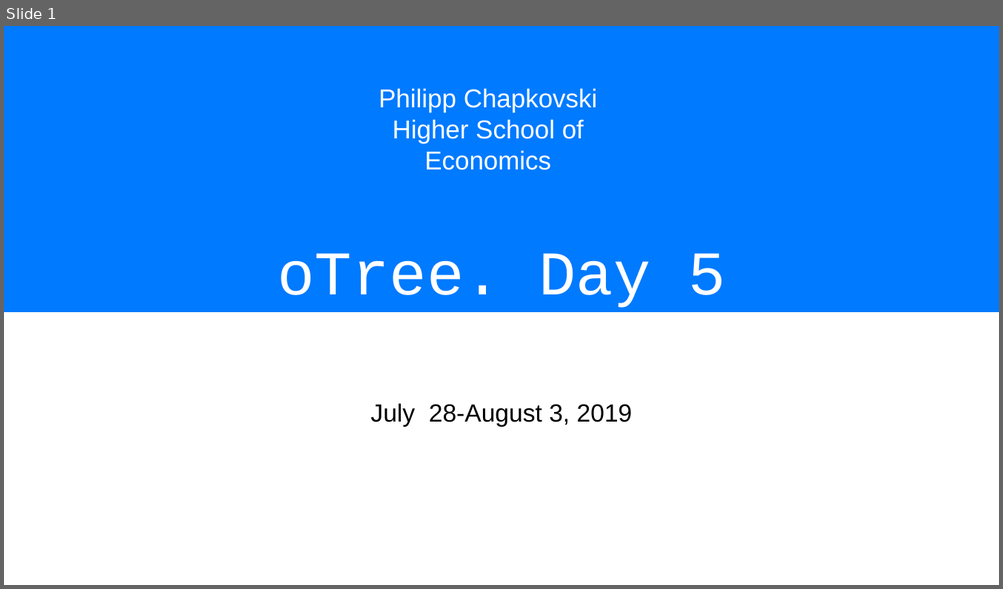
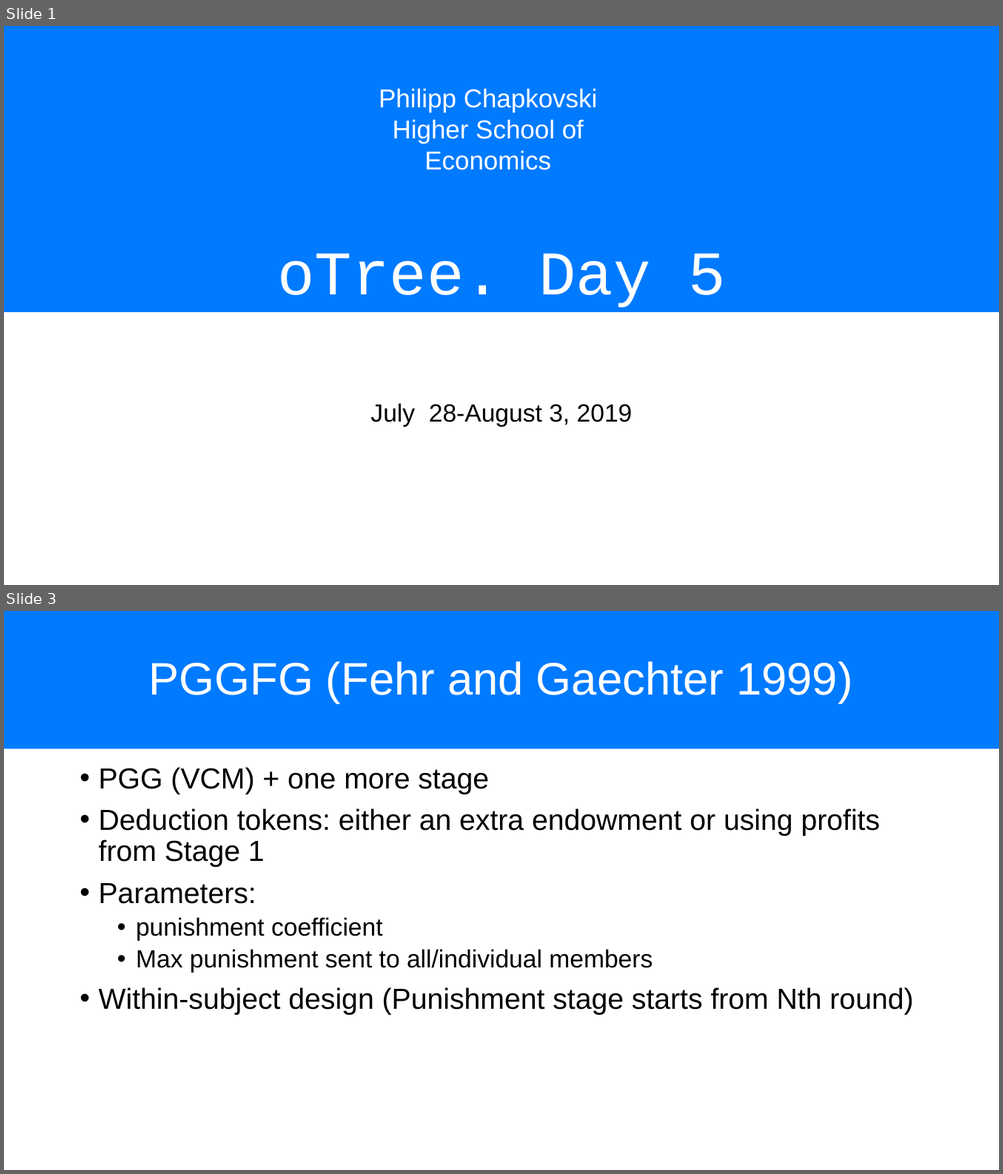
Before and after one commit to chapkovski/uncertainty-summer-school, a slide deck: presentations/frankfurt_july_2019 day5.pptx. Shown one above the other, each under a label of ours: slide 1 before the commit, slides 1 and 3 after it; the slides between them are not shown. The pictures are 1003x589 and 1003x1174 pixels, drawn with LibreOffice and Linux fonts; fonts in the diff are those of the drawing. Boxes give left, top, right and bottom in pixels: in the first picture for what was removed or moved away, otherwise in the second. Text is boxed around its words. In the diff, an @@ line names an element or a change of style, - is before the commit and + after.

```diff
--- a/presentations/frankfurt_july_2019 day5.pptx
+++ b/presentations/frankfurt_july_2019 day5.pptx
@@ slide 3 added at box(4, 611, 999, 1170), background #FFFFFF @@
@@ title added at box(4, 611, 999, 749), fill #007AFF, 44 pt, text #FFFFFF @@
+PGGFG (Fehr and Gaechter 1999)
@@ text added at box(99, 767, 913, 1015), 28 pt, text #000000 @@
+• PGG (VCM) + one more stage
+• Deduction tokens: either an extra endowment or using profits from Stage 1
+• Parameters:
+  • punishment coefficient
+  • Max punishment sent to all/individual members
+• Within-subject design (Punishment stage starts from Nth round)
```
Also in this commit, not shown: 1 slide changed, 8 other slides added, 11 other files.
